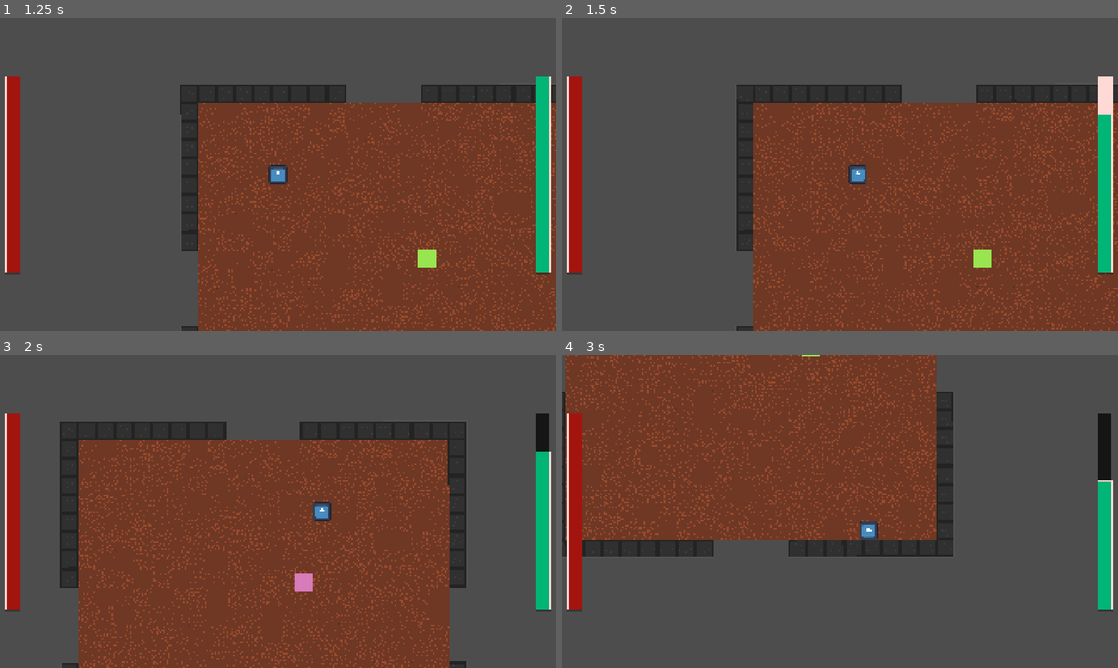
Above: before the commit, frames 1-4 (two rows, left to right).
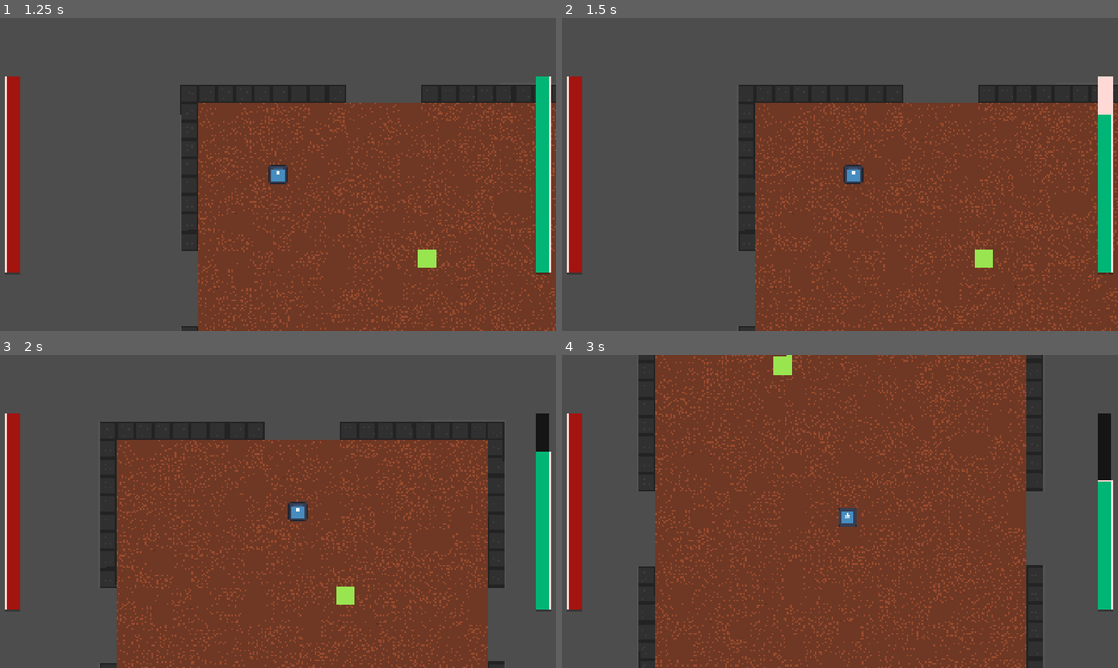
Above: after the commit, the same moments.

Repository: BananerCatter/untitled-roguelike
Game: Godot game, scene res://scenes/main_menu.tscn
Two runs of this game, one before a commit and one after it. Both use one fixed random seed, a clock stepped at 60 frames per second and the inputs below. The engine's default icon, where the game draws it, is replaced by a stand-in: a white triangle on a blue panel in a dark square.
Inputs (mouse positions are in pixels of both pictures, inside the frame that each line leads up to):
- Up to frame 1 (1.25 s): click "START" at 0.5 s
- Up to frame 2 (1.5 s): tap Enter at 1.25 s; move the mouse to (962, 158) at 1.27 s; hold D (right) from 1.28 s (still down); tap Shift (dash) at 1.35 s; click (962, 158) at 1.42 s
- Up to frame 3 (2 s): keep holding D (right)
- Up to frame 4 (3 s): move the mouse to (728, 527) at 2.02 s; release D (right) at 2.03 s; hold S (down) 2.03-2.78 s; tap Shift (dash) at 2.1 s; move the mouse to (895, 442) at 2.77 s; hold D (right) from 2.78 s (still down); tap Alt at 2.85 s

Frame 1 is identical in both runs. In frame 2, 9.8% of the frame differs, in the area x 31-100%, y 21-100%; in frame 3, 24%; in frame 4, 56%, in the area x 0-87%, y 0-100%.

Commit message:
added improved state machine to player

Diff:
--- a/untitled-roguelike/scenes/base_enemy.tscn
+++ b/untitled-roguelike/scenes/base_enemy.tscn
@@ -54,7 +54,7 @@
 [sub_resource type="CircleShape2D" id="CircleShape2D_2kb2m"]
 radius = 20.0
 
-[node name="BaseEnemy" type="CharacterBody2D" unique_id=1743834607 node_paths=PackedStringArray("sprite", "hitbox", "dash_duration", "dash_cooldown", "enter_area", "exit_area")]
+[node name="BaseEnemy" type="CharacterBody2D" unique_id=1743834607 node_paths=PackedStringArray("sprite", "hitbox", "dash_duration", "dash_cooldown", "dash_brake", "enter_area", "exit_area")]
 motion_mode = 1
 script = ExtResource("1_sw3va")
 sprite = NodePath("AnimatedSprite2D")
@@ -67,6 +67,7 @@
 hitbox = NodePath("CollisionShape2D")
 dash_duration = NodePath("DashDuration")
 dash_cooldown = NodePath("DashCooldown")
+dash_brake = NodePath("DashBrake")
 stamina = 100.0
 max_stamina = 100.0
 stamina_recovery = 24.0
@@ -97,13 +98,16 @@
 disabled = true
 
 [node name="DashDuration" type="Timer" parent="." unique_id=1628053114]
-wait_time = 0.3
+wait_time = 0.6
 one_shot = true
 
 [node name="DashCooldown" type="Timer" parent="." unique_id=1956792]
 wait_time = 5.0
 one_shot = true
 
+[node name="DashBrake" type="Timer" parent="." unique_id=1738423556]
+one_shot = true
+
 [connection signal="body_entered" from="EnterArea" to="." method="_on_enter_area_body_entered"]
 [connection signal="body_exited" from="EnterArea" to="." method="_on_enter_area_body_exited"]
 [connection signal="body_exited" from="ExitArea" to="." method="_on_exit_area_body_exited"]
--- a/untitled-roguelike/scenes/player.tscn
+++ b/untitled-roguelike/scenes/player.tscn
@@ -21,7 +21,7 @@
 script = ExtResource("1_g2els")
 max_speed = 200.0
 speed = 200.0
-dash_mult = 4.0
+dash_mult = 1.5
 hp = 300
 max_hp = 300
 hitbox = NodePath("hitbox")
@@ -51,7 +51,6 @@
 [node name="DashTime" type="Timer" parent="." unique_id=140604936]
 wait_time = 0.15
 one_shot = true
-autostart = true
 
 [node name="DashCooldown" type="Timer" parent="." unique_id=310818469]
 wait_time = 0.5
--- a/untitled-roguelike/scripts/base_enemy.gd
+++ b/untitled-roguelike/scripts/base_enemy.gd
@@ -14,6 +14,7 @@
 
 @export var dash_duration: Timer
 @export var dash_cooldown: Timer
+@export var dash_brake: Timer
 var can_dash:bool = true
 
 @export var stamina: float
@@ -28,7 +29,7 @@
 var dash_direction: Vector2
 var player_found: bool =false
 var stop: bool = false
-enum States {IDLE, MOVING, DASH}
+enum States {IDLE, MOVING, DASH, ATTACK}
 
 var previous_state: States
 var state:States = States.IDLE
@@ -41,8 +42,8 @@
 		state =new_state
 		enter_state(new_state)
 
-func exit_state(entered_state:States) -> void:
-		match entered_state:
+func exit_state(exited_state:States) -> void:
+		match exited_state:
 			States.IDLE:
 				exit_idle()
 
@@ -51,8 +52,8 @@
 
 			States.DASH:
 				exit_dash()
-func enter_state(exited_state:States) -> void:
-		match exited_state:
+func enter_state(entered_state:States) -> void:
+		match entered_state:
 			States.IDLE:
 				enter_idle()
 
@@ -69,7 +70,11 @@
 func idle(delta: float):
 	speed = move_toward(speed, 0, acceleration*delta)
 	velocity=speed*direction
-	if player_found && !stop:
+	if previous_state == States.DASH:
+		speed = move_toward(speed, max_speed, acceleration*delta*dash_mult)
+
+
+	if player_found && dash_brake.is_stopped():
 		change_state(States.MOVING)
 func exit_idle():
 	pass
@@ -80,7 +85,8 @@
 func moving(delta: float):
 	direction = (player.global_position-global_position).normalized()
 	if previous_state==States.DASH:
-		speed = move_toward(speed, max_speed, acceleration*delta*dash_mult*dash_mult)
+		change_state(States.IDLE)
+		speed = move_toward(speed, max_speed, acceleration*delta)
 	else:
 		speed = move_toward(speed, max_speed, acceleration*delta)
 	if can_dash && dash_cooldown.is_stopped():
@@ -99,14 +105,15 @@
 	sprite.play("dash")
 	dash_duration.start()
 func dash(delta: float):
+
 	velocity=speed*dash_direction
+
 	speed = move_toward(speed, max_speed*dash_mult, acceleration*delta*dash_mult*dash_mult)
+
 	if dash_duration.is_stopped():
-		if player_found:
-			change_state(States.MOVING)
-		else:
-			change_state(States.IDLE)
+		change_state(States.IDLE)
 func exit_dash():
+	dash_brake.start()
 	dash_cooldown.start()
 	can_dash=false
 #--------------------------------------------------------------
--- a/untitled-roguelike/scripts/player.gd
+++ b/untitled-roguelike/scripts/player.gd
@@ -19,12 +19,41 @@
 @export var stamina_cooldown: Timer
 @export var stamina_recovery: float
 #For now, the state machine is kinda pointless, but it will save us a looottt of time in the future, Ik we gotta work a lot of hours but we need to make these hours count !!!
+#-----------------------------------------------------------------------------------------------------------------
 enum States {IDLE, MOVING, DASH}
 var state = States.IDLE
-func change_state(new_state):
-	state =new_state
+var previous_state: States
+var direction: Vector2
+#-----------------------------------------------------------------------------------------------------------------
+func change_state(new_state:States, force_restart:bool =false) ->void:
+		if state == new_state && !force_restart:
+			return
+		exit_state(state)
+		previous_state=state
+		state =new_state
+		enter_state(new_state)
 
+func exit_state(exited_state:States) -> void:
+		match exited_state:
+			States.IDLE:
+				exit_idle()
 
+			States.MOVING:
+				exit_moving()
+
+			States.DASH:
+				exit_dash()
+func enter_state(entered_state:States) -> void:
+		match entered_state:
+			States.IDLE:
+				enter_idle()
+
+			States.MOVING:
+				enter_moving()
+
+			States.DASH:
+				enter_dash()
+#-----------------------------------------------------------------------------------------------------------------
 func _ready() -> void:
 	max_hp=hp
 	@warning_ignore("integer_division")
@@ -54,26 +83,45 @@
 func get_input() -> Vector2:
 	var direction = Input.get_vector("left", "right", "up", "down")
 	return direction
-func idle():
-	if get_input() != Vector2.ZERO:
+
+func enter_idle():
+	pass
+func idle(delta:float):
+	speed = move_toward(speed, 0, acceleration*delta)
+	if get_input() != Vector2.ZERO && dash_cooldown.is_stopped():
 		change_state(States.MOVING)
-
-func moving():
-
+	velocity=get_input()*speed
+func exit_idle():
+	pass
+#-----------------------------------------------------------------------------------------------------------------
+func enter_moving():
+	velocity = get_input()*speed
+func moving(delta:float):
+	speed= move_toward(speed, max_speed, acceleration*delta)
 	if get_input() == Vector2.ZERO:
 		change_state(States.IDLE)
-	if Input.is_action_just_pressed("dash"):
-		if can_dash:
-			can_dash=false
-			lose_stamina(20)
-			dash_cooldown.start()
-			if timer.is_stopped:
-				timer.start()
+	if Input.is_action_just_pressed("dash") && can_dash:
+
 			change_state(States.DASH)
+	velocity = get_input()*speed
+func exit_moving():
+	pass
+
+func enter_dash():
+	timer.start()
+	can_dash=false
+	lose_stamina(20)
+	direction=get_input()
 
 
-func dash():
-	pass
+func dash(delta:float):
+	speed = move_toward(speed, max_speed*dash_mult, acceleration*delta*dash_mult)
+	velocity= direction*speed
+	if timer.is_stopped():
+		change_state(States.IDLE)
+func exit_dash():
+	dash_cooldown.start()
+
 
 func lose_stamina(lost_stamina:float):
 	stamina -= lost_stamina
@@ -87,15 +135,14 @@
 func _physics_process(delta: float) -> void:
 	match state:
 		States.IDLE:
-			idle()
-			get_input()
-			speed = move_toward(speed, 0, acceleration*delta)
+			idle(delta)
+
 		States.MOVING:
-			moving()
-			get_input()
-			speed= move_toward(speed, max_speed, acceleration*delta)
+			moving(delta)
+
+
 		States.DASH:
-			dash()
+			dash(delta)
 
 			speed = move_toward(speed, max_speed*dash_mult, acceleration*delta*dash_mult)
 
@@ -108,7 +155,6 @@
 			stamina=max_stamina
 		stamina_changed.emit((stamina*100/max_stamina))
 
-	velocity = get_input()*speed
 	move_and_slide()
 
 
